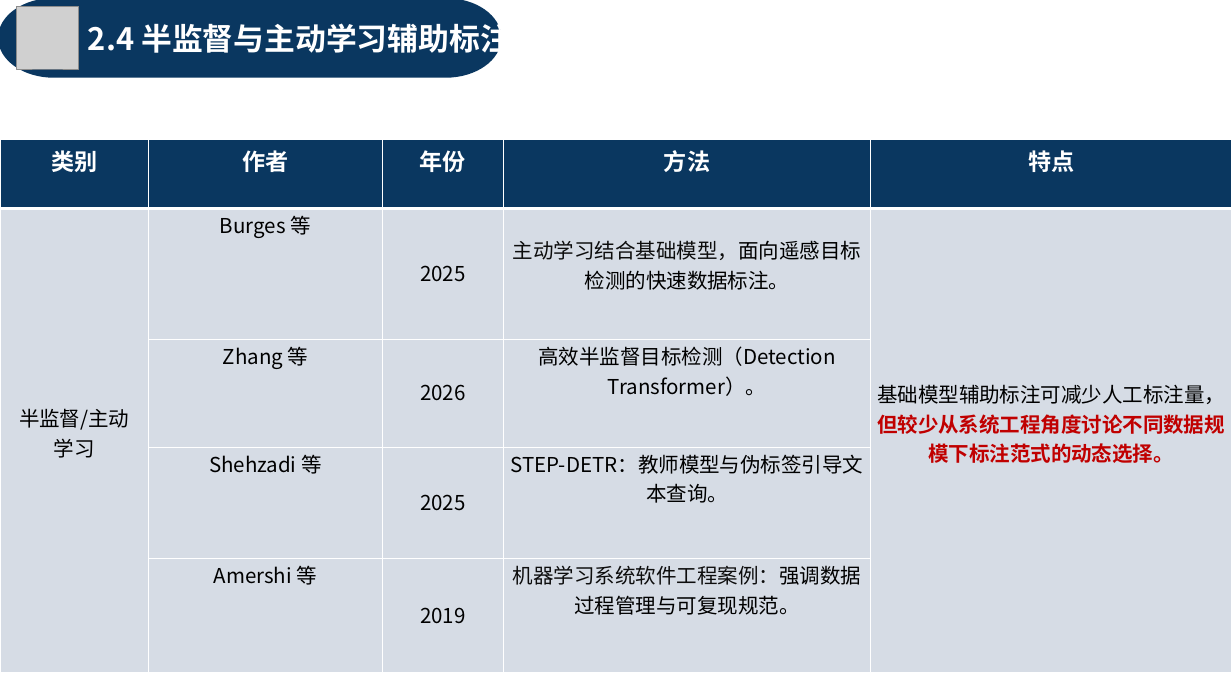
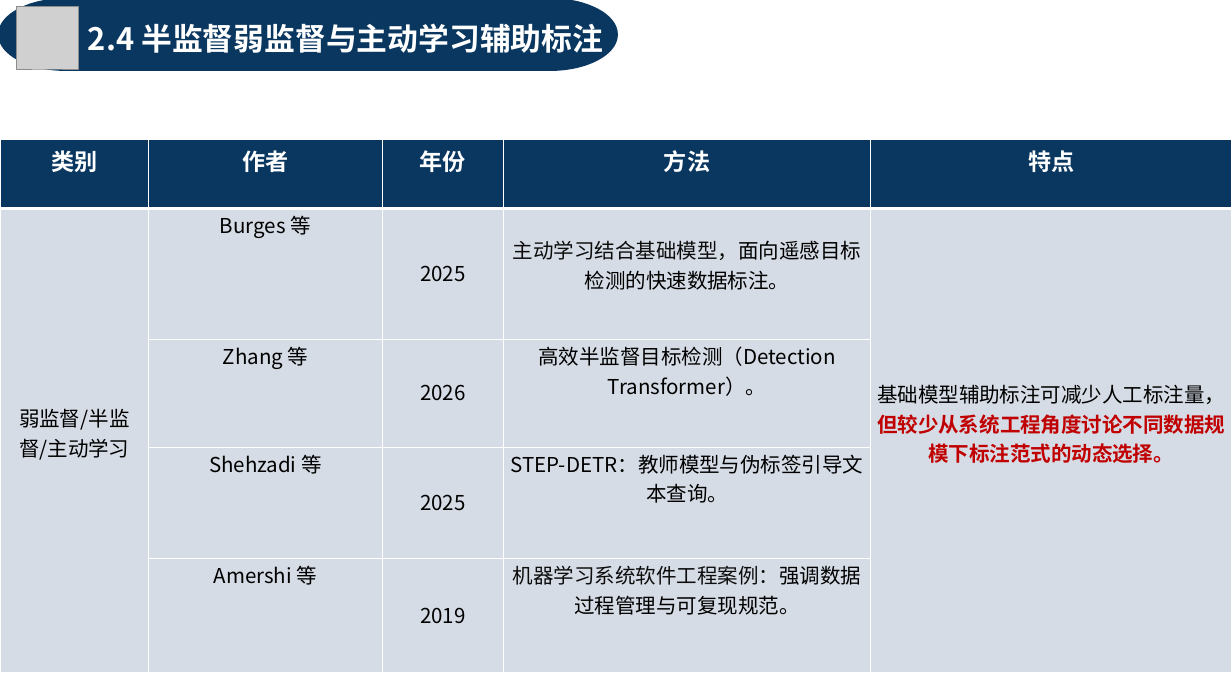
Before and after one commit to xiuli0923/paper, a slide deck: slide 11 of draft_v2.pptx. Drawn at 1232x693 pixels with LibreOffice and Linux fonts; fonts in the diff are those of the drawing; grey boxes stand for pictures; background and template pictures are left out. Boxes give left, top, right and bottom in pixels: in the first picture for what was removed or moved away, otherwise in the second. Text is boxed around its words. In the diff, an @@ line names an element or a change of style, - is before the commit and + after.

```diff
--- a/draft_v2.pptx
+++ b/draft_v2.pptx
@@ freeform shape: place and size @@
-freeform shape at <box>0,0,500,76</box>
+freeform shape at <box>0,0,616,69</box>
@@ text at <box>88,23,603,58</box>: text changed @@
-2.4 半监督与主动学习辅助标注
+2.4 半监督弱监督与主动学习辅助标注
@@ table at <box>0,140,1232,673</box> @@
-row 2, column 1: 半监督/主动学习
+row 2, column 1: 弱监督/半监督/主动学习
```
Also in this commit, not shown: 19 other slides changed, 1 slide added, 1 other file.
